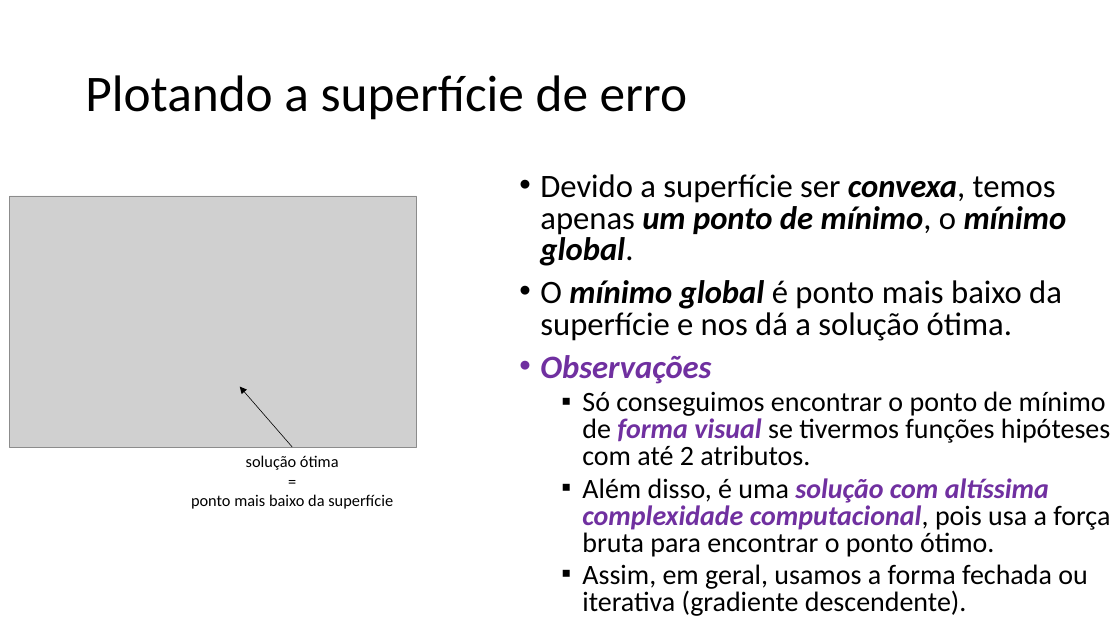
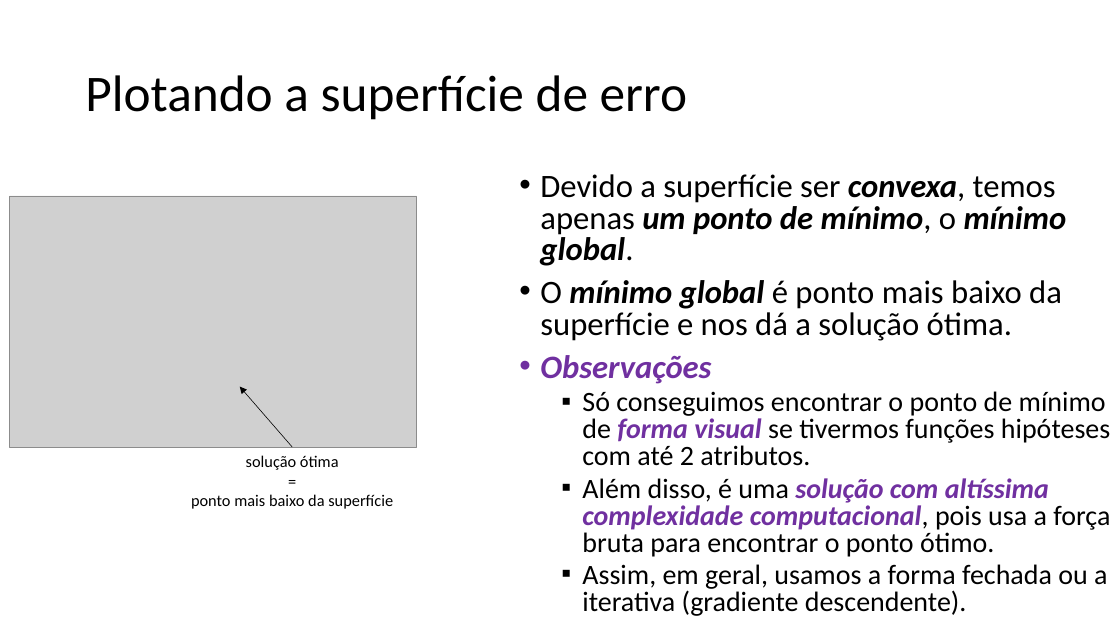
Before and after one commit to zz4fap/t319_aprendizado_de_maquina, a slide deck: slide 45 of slides/T319_Regressão_Linear (Parte I).pptx. Drawn at 1120x630 pixels with LibreOffice and Linux fonts; fonts in the diff are those of the drawing; grey boxes stand for pictures. Boxes give left, top, right and bottom in pixels: in the first picture for what was removed or moved away, otherwise in the second. Text is boxed around its words. In the diff, an @@ line names an element or a change of style, - is before the commit and + after.

Commit message:
new slides

```diff
--- a/slides/T319_Regressão_Linear (Parte I).pptx
+++ b/slides/T319_Regressão_Linear (Parte I).pptx
@@ text at <box>582,564,1107,616</box>: text changed @@
-  ▪ Assim, em geral, usamos a forma fechada ou iterativa (gradiente descendente).
+  ▪ Assim, em geral, usamos a forma fechada ou a iterativa (gradiente descendente).
```
